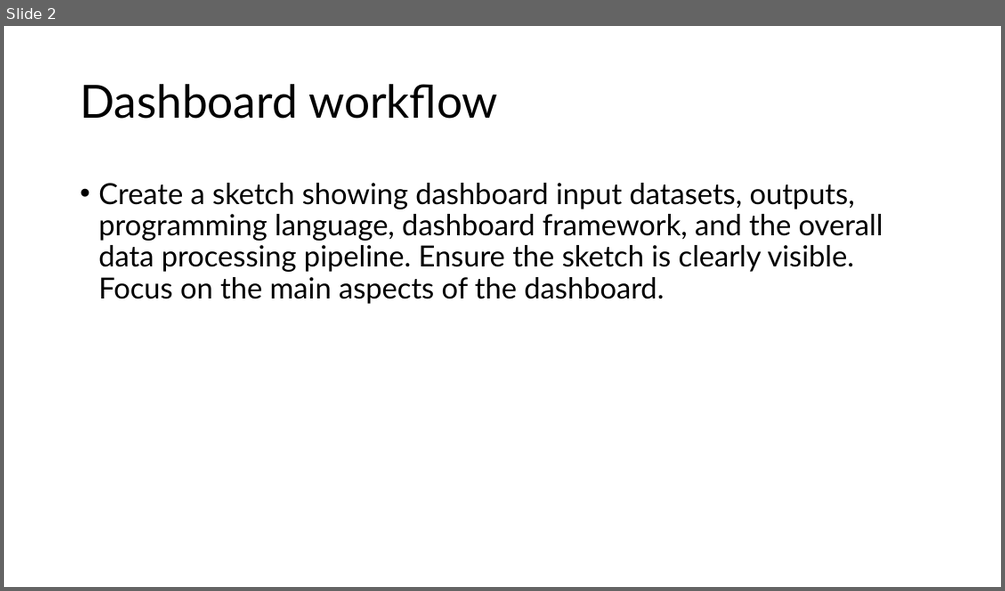
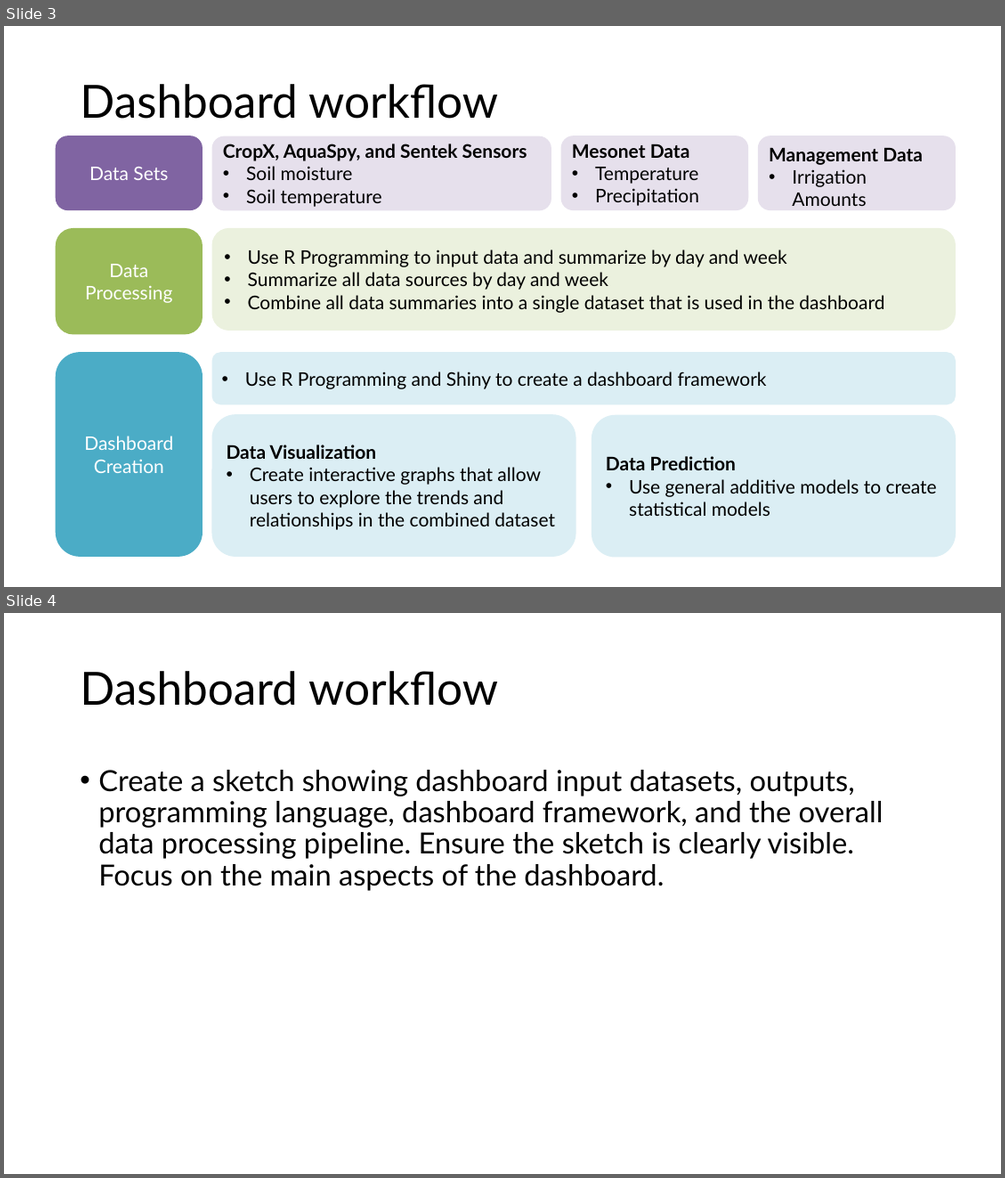
Before and after one commit to aepritchard/TAPS-Hackathon-2024, a slide deck: statflow_wildcat_hackathon_2024.pptx. Shown one above the other, each under a label of ours: slide 2 before the commit, slides 3 and 4 after it. The pictures are 1005x591 and 1005x1178 pixels, drawn with LibreOffice and Linux fonts; fonts in the diff are those of the drawing. Boxes give left, top, right and bottom in pixels: in the first picture for what was removed or moved away, otherwise in the second. Text is boxed around its words. In the diff, an @@ line names an element or a change of style, - is before the commit and + after.

```diff
--- a/statflow_wildcat_hackathon_2024.pptx
+++ b/statflow_wildcat_hackathon_2024.pptx
@@ slide 3 added at (x1=4, y1=26, x2=1001, y2=587), background #FFFFFF @@
@@ title added at (x1=80, y1=84, x2=498, y2=119), 44 pt, text #000000 @@
+Dashboard workflow
@@ rounded rectangle added at (x1=56, y1=136, x2=202, y2=211), fill #8064A2, 18 pt, text #FFFFFF @@
+Data Sets
@@ rounded rectangle added at (x1=212, y1=136, x2=551, y2=211), fill #E6E0EC, 18 pt, text #000000, bold @@
+CropX, AquaSpy, and Sentek Sensors
+• Soil moisture
+• Soil temperature
@@ rounded rectangle added at (x1=561, y1=136, x2=749, y2=211), fill #E6E0EC, 18 pt, text #000000 @@
+Mesonet Data
+• Temperature
+• Precipitation
@@ rounded rectangle added at (x1=758, y1=136, x2=956, y2=211), fill #E6E0EC, 18 pt, text #000000 @@
+Management Data
+• Irrigation Amounts
@@ rounded rectangle added at (x1=56, y1=228, x2=202, y2=334), fill #9BBB59, 18 pt, text #FFFFFF @@
+Data Processing
@@ rounded rectangle added at (x1=212, y1=228, x2=956, y2=330), fill #EBF1DE, 18 pt, text #000000 @@
+• Use R Programming to input data and summarize by day and week
+• Summarize all data sources by day and week
+• Combine all data summaries into a single dataset that is used in the dashboard
@@ rounded rectangle added at (x1=56, y1=352, x2=202, y2=556), fill #4BACC6, 18 pt, text #FFFFFF @@
+Dashboard Creation
@@ rounded rectangle added at (x1=212, y1=352, x2=956, y2=404), fill #DBEEF4, 18 pt, text #000000 @@
+• Use R Programming and Shiny to create a dashboard framework
@@ rounded rectangle added at (x1=212, y1=414, x2=576, y2=556), fill #DBEEF4, 18 pt, text #000000 @@
+Data Visualization
+• Create interactive graphs that allow users to explore the trends and relationships in the combined dataset
@@ rounded rectangle added at (x1=591, y1=415, x2=956, y2=557), fill #DBEEF4, 18 pt, text #000000 @@
+Data Prediction
+• Use general additive models to create statistical models
@@ what was slide 2 is now slide 4 @@
```
Also in this commit, not shown: 2 other slides added, 1 slide removed.
